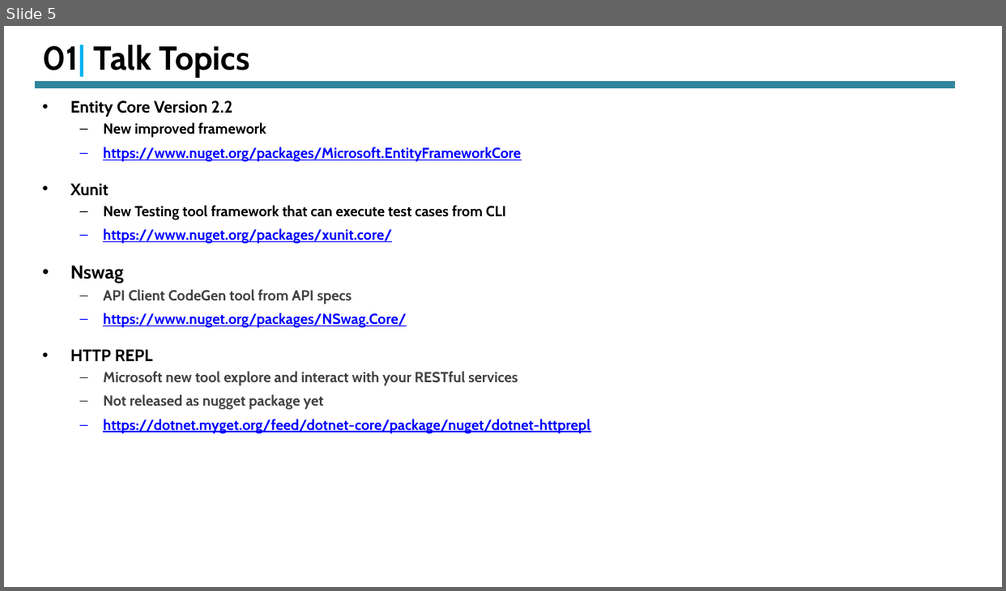
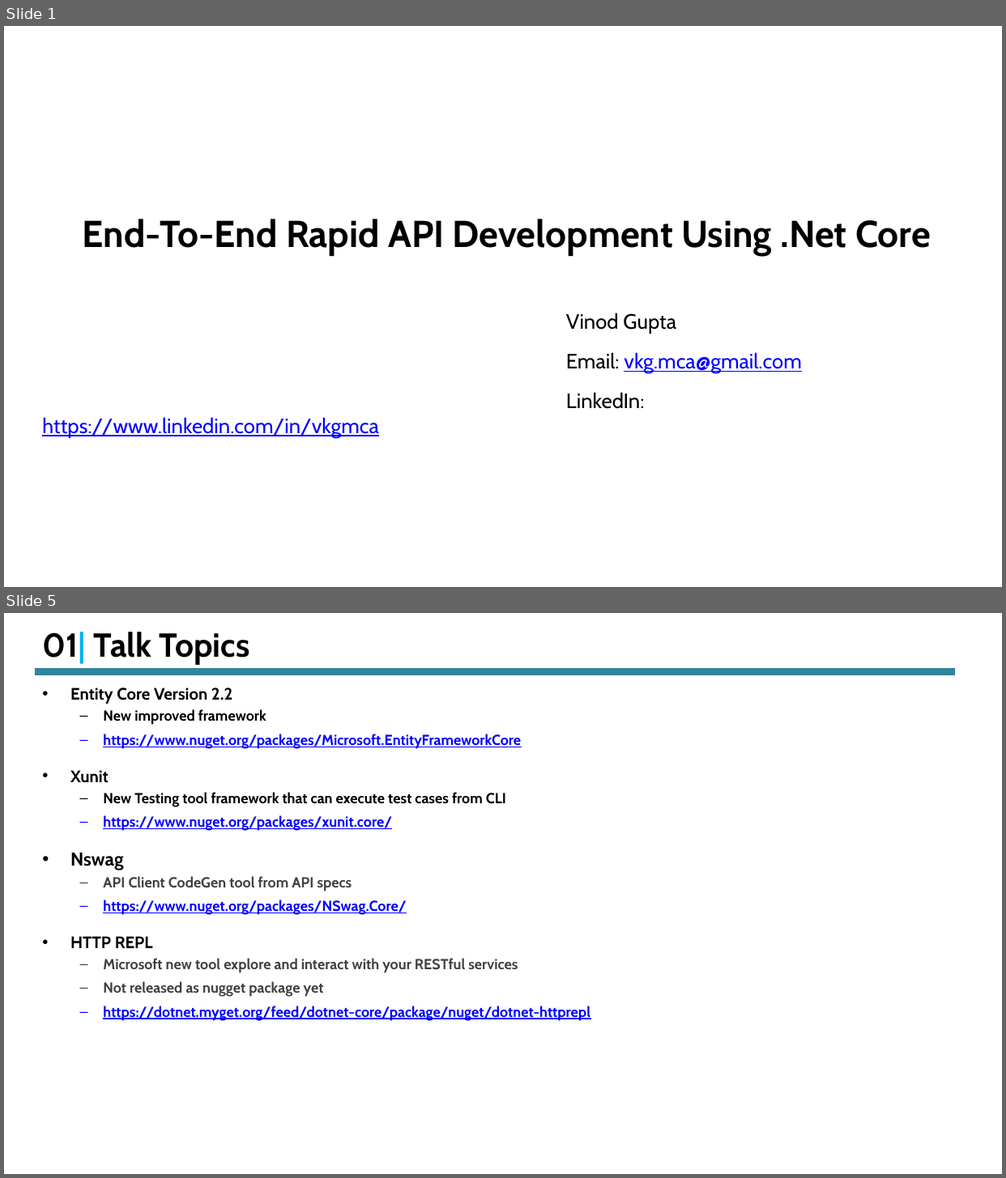
Before and after one commit to vkg-mca/Meetup, a slide deck: End-To-End Rapid API Development With DotNet Core .pptx. Shown one above the other, each under a label of ours: slide 5 before the commit, slides 1 and 5 after it; the slides between them are not shown. The pictures are 1006x591 and 1006x1178 pixels, drawn with LibreOffice and Linux fonts; fonts in the diff are those of the drawing. Boxes give left, top, right and bottom in pixels: in the first picture for what was removed or moved away, otherwise in the second. Text is boxed around its words. In the diff, an @@ line names an element or a change of style, - is before the commit and + after.

```diff
--- a/End-To-End Rapid API Development With DotNet Core .pptx
+++ b/End-To-End Rapid API Development With DotNet Core .pptx
@@ slide 1 added at (4, 26, 1002, 587), background #FFFFFF @@
@@ text added at (42, 219, 931, 438), 20 pt, text #000000 @@
+End-To-End Rapid API Development Using .Net Core
+Vinod Gupta
+Email: vkg.mca@gmail.com
+LinkedIn: https://www.linkedin.com/in/vkgmca
```
Also in this commit, not shown: 7 slides changed, 4 other slides added, 1 slide removed.
